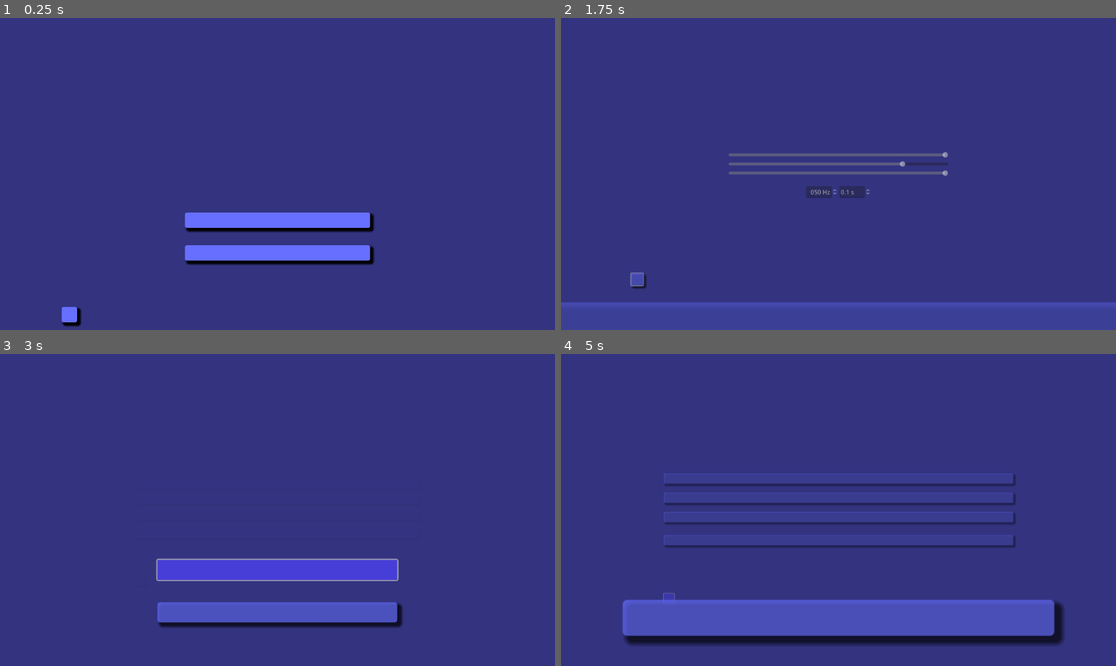
Above: before the commit, frames 1-4 (two rows, left to right).
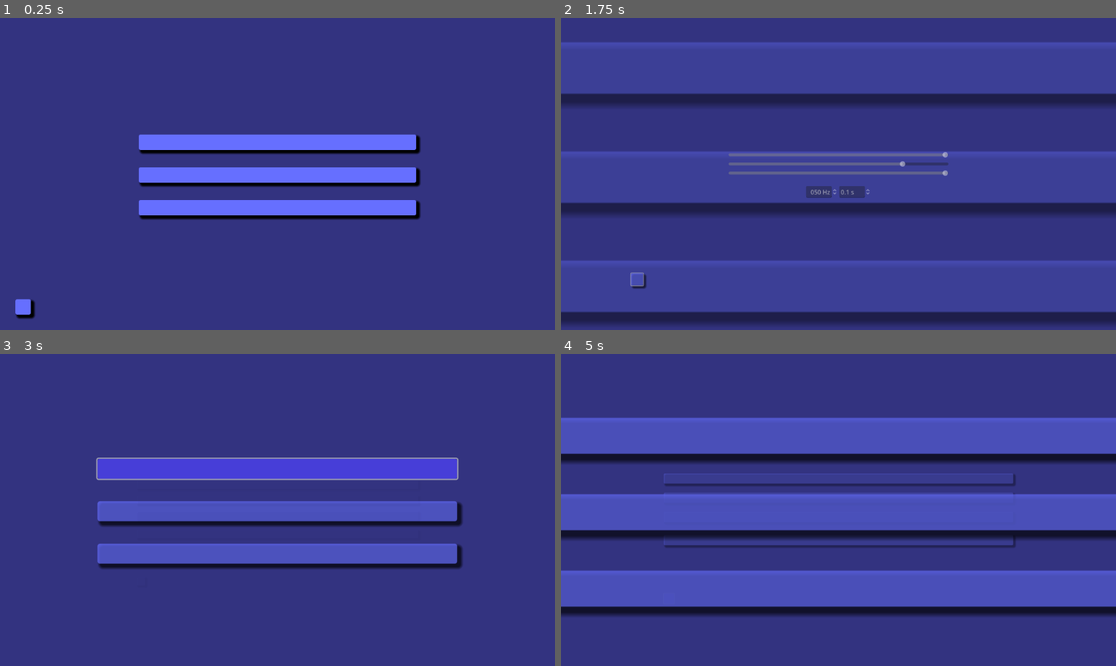
Above: after the commit, the same moments.

Repository: ViperZer0/minijam-179
Game: Godot game, scene res://scene/title/title.tscn
The game is run twice, just before and just after one commit, with the same random seed, the same clock (stepped at 60 frames per second) and the same inputs.
Inputs (mouse positions are in pixels of both pictures, inside the frame that each line leads up to):
- Up to frame 1 (0.25 s): no input
- Up to frame 2 (1.75 s): click "Settings" at 0.5 s; click "Back" at 1.25 s
- Up to frame 3 (3 s): click (277, 588) at 2 s, where only the run after the commit has a clickable "About"; click "Start" at 2.75 s
- Up to frame 4 (5 s): click (838, 385) at 3.5 s, where only the run after the commit has a clickable "Start"; click "Back" at 4.25 s

The runs differ from the first frame. In frame 1, 13% of the frame differs, in the area x 2-76%, y 37-99%; in frame 2, 20%; in frame 3, 21%; in frame 4, 49%, in the area x 0-100%, y 20-94%.

Commit message:
Added about scene
- Linked about scene to title scene
- About scene has clickable links woo :}
- Checked off finished to-do items

Diff:
--- a/godot/resource/theme.tres
+++ b/godot/resource/theme.tres
@@ -1,7 +1,8 @@
-[gd_resource type="Theme" load_steps=5 format=3 uid="uid://cosemsd7m0hb2"]
+[gd_resource type="Theme" load_steps=6 format=3 uid="uid://cosemsd7m0hb2"]
 
 [ext_resource type="FontFile" uid="uid://br43sp0opqhip" path="res://resource/fonts/static/Quicksand-Regular.ttf" id="1_4q7s8"]
 [ext_resource type="FontFile" uid="uid://df68ib8aedcuf" path="res://resource/fonts/Quicksand-VariableFont_wght.ttf" id="1_vtbg8"]
+[ext_resource type="FontFile" uid="uid://cd3ubs6sftulj" path="res://resource/fonts/static/Quicksand-Bold.ttf" id="3_as6ht"]
 
 [sub_resource type="StyleBoxFlat" id="StyleBoxFlat_g0211"]
 content_margin_left = 16.0
@@ -36,5 +37,8 @@
 Label/fonts/font = ExtResource("1_vtbg8")
 LargeLabel/base_type = &"Label"
 LargeLabel/font_sizes/font_size = 32
+RichTextLabel/font_sizes/normal_font_size = 16
+RichTextLabel/fonts/bold_font = ExtResource("3_as6ht")
+RichTextLabel/fonts/normal_font = ExtResource("1_4q7s8")
 TitleLabel/base_type = &"Label"
 TitleLabel/font_sizes/font_size = 124
--- /dev/null
+++ b/godot/scene/about/about.gd
@@ -0,0 +1,13 @@
+extends MarginContainer
+class_name About
+
+@export_file("*.tscn") var back_scene_path: String = ""
+@onready var back_scene: PackedScene = load(back_scene_path)
+
+func _on_label_meta_clicked(meta:Variant):
+	OS.shell_open(str(meta))
+
+func _on_back_button_pressed():
+	var scene_transition_service: SceneTransitionService = ServiceProvider.get_service("SceneTransitionService")
+	var back_scene_instance = back_scene.instantiate()
+	scene_transition_service.zoom_out(self, back_scene_instance)
--- /dev/null
+++ b/godot/scene/about/about.tscn
@@ -0,0 +1,54 @@
+[gd_scene load_steps=3 format=3 uid="uid://ro82gq2rjjnc"]
+
+[ext_resource type="Script" path="res://scene/about/about.gd" id="1_4vxm0"]
+[ext_resource type="PackedScene" uid="uid://c4crw1xwvc5ki" path="res://component/sound_button/sound_button.tscn" id="2_3qgev"]
+
+[node name="About" type="MarginContainer"]
+anchors_preset = 15
+anchor_right = 1.0
+anchor_bottom = 1.0
+grow_horizontal = 2
+grow_vertical = 2
+theme_override_constants/margin_left = 32
+theme_override_constants/margin_top = 32
+theme_override_constants/margin_right = 32
+theme_override_constants/margin_bottom = 32
+script = ExtResource("1_4vxm0")
+back_scene_path = "res://scene/title/title.tscn"
+
+[node name="VBoxContainer" type="VBoxContainer" parent="."]
+layout_mode = 2
+
+[node name="Header" type="Label" parent="VBoxContainer"]
+layout_mode = 2
+theme_type_variation = &"LargeLabel"
+text = "About"
+horizontal_alignment = 1
+
+[node name="Label" type="RichTextLabel" parent="VBoxContainer"]
+layout_mode = 2
+size_flags_vertical = 3
+bbcode_enabled = true
+text = "This game was created for the [url=https://itch.io/jam/mini-jam-179-energy]Mini Jam[/url] game jam.
+
+[center]Developer[/center]
+[center]Elijah Stoll[/center]
+
+All resources and assets were created by me for this game with the exception of the following:
+
+Font is [url=https://fonts.google.com/specimen/Quicksand]Quicksand[/url] by Andrew Paglinawan
+
+Click sound effect was used with license by chestnutjam on [url=https://pixabay.com/sound-effects/mouse-clicks-6015/]Pixabay[/url].
+
+[center]Thank you for playing![/center]"
+fit_content = true
+
+[node name="HBoxContainer" type="HBoxContainer" parent="VBoxContainer"]
+layout_mode = 2
+
+[node name="BackButton" parent="VBoxContainer/HBoxContainer" instance=ExtResource("2_3qgev")]
+layout_mode = 2
+text = "Back"
+
+[connection signal="meta_clicked" from="VBoxContainer/Label" to="." method="_on_label_meta_clicked"]
+[connection signal="pressed" from="VBoxContainer/HBoxContainer/BackButton" to="." method="_on_back_button_pressed"]
--- a/godot/scene/title/title.gd
+++ b/godot/scene/title/title.gd
@@ -1,8 +1,12 @@
 extends MarginContainer
 
 @export_file("*.tscn") var main_scene_path: String = ""
-@onready var main_scene: Control = load(main_scene_path).instantiate()
+@onready var main_scene: PackedScene = load(main_scene_path)
 @export_file("*.tscn") var settings_scene_path: String = ""
+@onready var settings_scene: PackedScene = load(settings_scene_path)
+@export_file("*.tscn") var about_scene_path: String = ""
+@onready var about_scene: PackedScene = load(about_scene_path)
+
 @onready var scene_transition_service: SceneTransitionService = ServiceProvider.get_service("SceneTransitionService")
 @onready var quit_button: SoundButton = %QuitButton
 
@@ -17,8 +21,10 @@
 	get_tree().quit()
 
 func _on_start_button_pressed():
-	scene_transition_service.zoom_in(self, main_scene)
+	scene_transition_service.zoom_in(self, main_scene.instantiate())
 
 func _on_settings_button_pressed():
-	var settings_scene = load(settings_scene_path).instantiate()
-	scene_transition_service.zoom_in(self, settings_scene, false)
+	scene_transition_service.zoom_in(self, settings_scene.instantiate(), false)
+
+func _on_about_button_pressed():
+	scene_transition_service.zoom_in(self, about_scene.instantiate())
--- a/godot/scene/title/title.tscn
+++ b/godot/scene/title/title.tscn
@@ -9,13 +9,14 @@
 anchor_bottom = 1.0
 grow_horizontal = 2
 grow_vertical = 2
-theme_override_constants/margin_left = 128
-theme_override_constants/margin_top = 16
-theme_override_constants/margin_right = 128
-theme_override_constants/margin_bottom = 16
+theme_override_constants/margin_left = 32
+theme_override_constants/margin_top = 32
+theme_override_constants/margin_right = 32
+theme_override_constants/margin_bottom = 32
 script = ExtResource("1_2ku48")
 main_scene_path = "res://scene/difficulty_select/difficulty_select.tscn"
 settings_scene_path = "res://scene/settings/settings.tscn"
+about_scene_path = "res://scene/about/about.tscn"
 
 [node name="VBoxContainer" type="VBoxContainer" parent="."]
 layout_mode = 2
@@ -23,37 +24,51 @@
 
 [node name="MarginContainer3" type="MarginContainer" parent="VBoxContainer"]
 layout_mode = 2
-size_flags_vertical = 3
 
 [node name="Label" type="Label" parent="VBoxContainer/MarginContainer3"]
 layout_mode = 2
-size_flags_vertical = 1
 theme_type_variation = &"TitleLabel"
 text = "Synthesis"
 horizontal_alignment = 1
 vertical_alignment = 1
 
-[node name="MarginContainer" type="MarginContainer" parent="VBoxContainer"]
+[node name="VBoxContainer" type="VBoxContainer" parent="VBoxContainer"]
+layout_mode = 2
+size_flags_vertical = 3
+alignment = 1
+
+[node name="MarginContainer" type="MarginContainer" parent="VBoxContainer/VBoxContainer"]
 layout_mode = 2
 theme_override_constants/margin_left = 256
 theme_override_constants/margin_top = 16
 theme_override_constants/margin_right = 256
 theme_override_constants/margin_bottom = 16
 
-[node name="StartButton" parent="VBoxContainer/MarginContainer" instance=ExtResource("1_baogr")]
+[node name="StartButton" parent="VBoxContainer/VBoxContainer/MarginContainer" instance=ExtResource("1_baogr")]
 layout_mode = 2
 text = "Start"
 
-[node name="MarginContainer2" type="MarginContainer" parent="VBoxContainer"]
+[node name="MarginContainer2" type="MarginContainer" parent="VBoxContainer/VBoxContainer"]
 layout_mode = 2
 theme_override_constants/margin_left = 256
 theme_override_constants/margin_top = 16
 theme_override_constants/margin_right = 256
-theme_override_constants/margin_bottom = 128
+theme_override_constants/margin_bottom = 16
 
-[node name="SettingsButton" parent="VBoxContainer/MarginContainer2" instance=ExtResource("1_baogr")]
+[node name="SettingsButton" parent="VBoxContainer/VBoxContainer/MarginContainer2" instance=ExtResource("1_baogr")]
 layout_mode = 2
 text = "Settings"
+
+[node name="MarginContainer4" type="MarginContainer" parent="VBoxContainer/VBoxContainer"]
+layout_mode = 2
+theme_override_constants/margin_left = 256
+theme_override_constants/margin_top = 16
+theme_override_constants/margin_right = 256
+theme_override_constants/margin_bottom = 16
+
+[node name="AboutButton" parent="VBoxContainer/VBoxContainer/MarginContainer4" instance=ExtResource("1_baogr")]
+layout_mode = 2
+text = "About"
 
 [node name="QuitButton" parent="." instance=ExtResource("1_baogr")]
 unique_name_in_owner = true
@@ -63,6 +78,7 @@
 text = "Quit
 "
 
-[connection signal="pressed" from="VBoxContainer/MarginContainer/StartButton" to="." method="_on_start_button_pressed"]
-[connection signal="pressed" from="VBoxContainer/MarginContainer2/SettingsButton" to="." method="_on_settings_button_pressed"]
+[connection signal="pressed" from="VBoxContainer/VBoxContainer/MarginContainer/StartButton" to="." method="_on_start_button_pressed"]
+[connection signal="pressed" from="VBoxContainer/VBoxContainer/MarginContainer2/SettingsButton" to="." method="_on_settings_button_pressed"]
+[connection signal="pressed" from="VBoxContainer/VBoxContainer/MarginContainer4/AboutButton" to="." method="_on_about_button_pressed"]
 [connection signal="pressed" from="QuitButton" to="." method="_on_quit_button_pressed"]
Not shown, changed: obsidian/Minijam-179/To-Do.md
